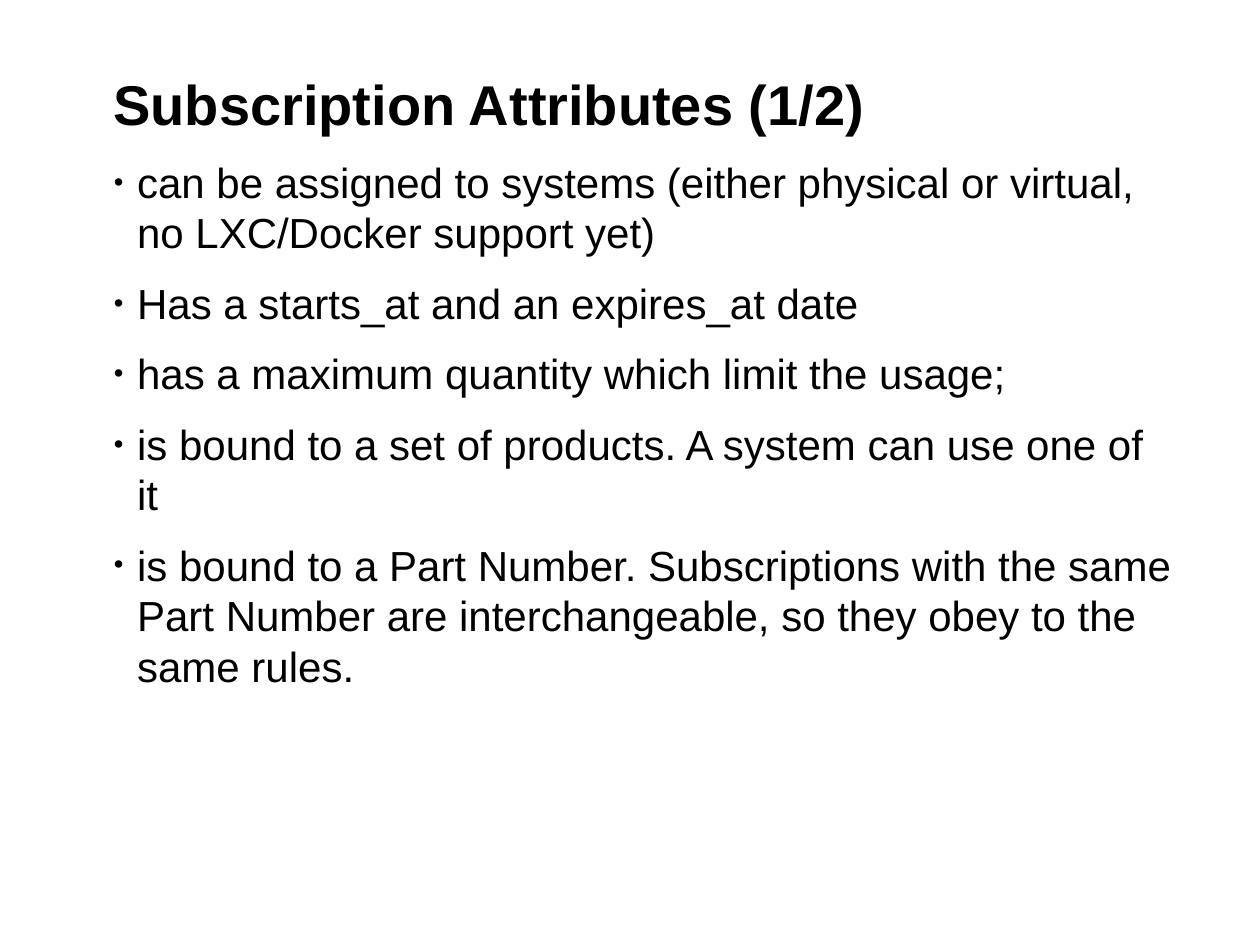
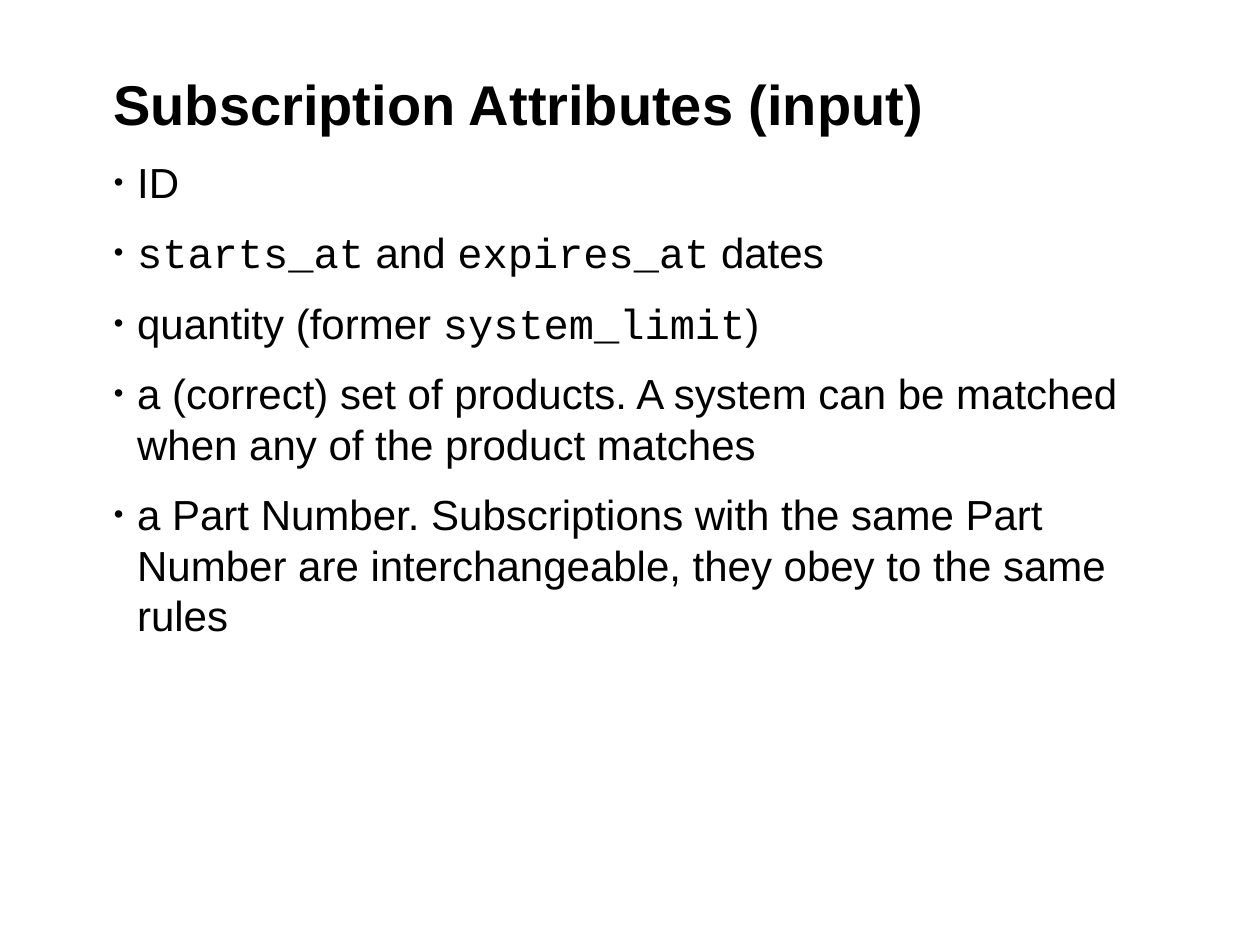
Before and after one commit to hustodemon/subscription-matcher, a slide deck: slide 8 of doc/SubscriptionCounting.odp. Drawn at 1260x945 pixels with LibreOffice and Linux fonts; fonts in the diff are those of the drawing; background and template pictures are left out. Boxes give left, top, right and bottom in pixels: in the first picture for what was removed or moved away, otherwise in the second. Text is boxed around its words. In the diff, an @@ line names an element or a change of style, - is before the commit and + after.

```diff
--- a/doc/SubscriptionCounting.odp
+++ b/doc/SubscriptionCounting.odp
@@ title at <box>113,84,923,136</box>: text changed @@
-Subscription Attributes (1/2)
+Subscription Attributes (input)
@@ text at <box>137,169,1117,632</box>: text changed @@
-• can be assigned to systems (either physical or virtual, no LXC/Docker support yet)
-• Has a starts_at and an expires_at date
-• has a maximum quantity which limit the usage;
-• is bound to a set of products. A system can use one of it
-• is bound to a Part Number. Subscriptions with the same Part Number are interchangeable, so they obey to the same rules.
+• ID
+• starts_at and expires_at dates
+• quantity (former system_limit)
+• a (correct) set of products. A system can be matched when any of the product matches
+• a Part Number. Subscriptions with the same Part Number are interchangeable, they obey to the same rules
```
Also in this commit, not shown: 16 other slides changed, 2 slides added, 1 slide removed.
